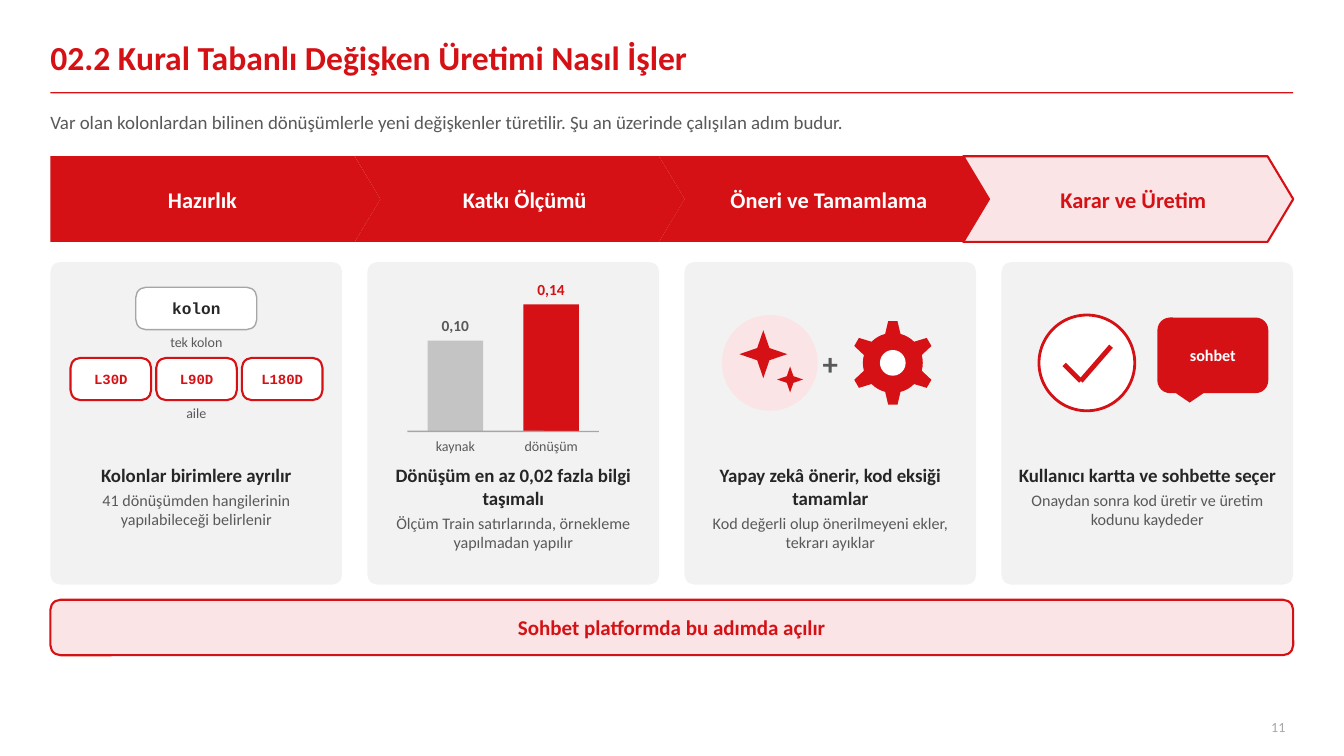
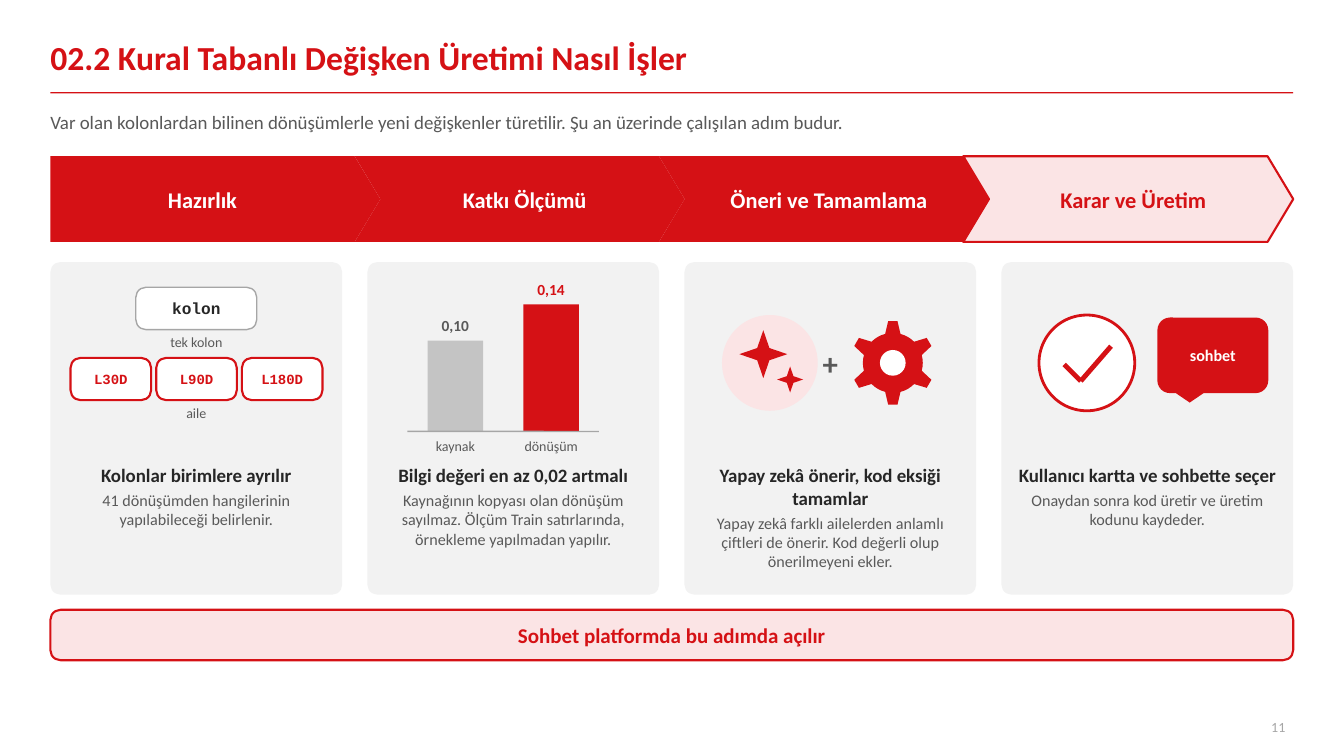
Before and after one commit to canmergen/amp, a slide deck: slide 11 of analitik_modelleme_platformu_GUNCEL/sunum/Platform_Sunum_Sade.pptx. Drawn at 1344x756 pixels with LibreOffice and Linux fonts; fonts in the diff are those of the drawing. Boxes give left, top, right and bottom in pixels: in the first picture for what was removed or moved away, otherwise in the second. Text is boxed around its words. In the diff, an @@ line names an element or a change of style, - is before the commit and + after.

```diff
--- a/analitik_modelleme_platformu_GUNCEL/sunum/Platform_Sunum_Sade.pptx
+++ b/analitik_modelleme_platformu_GUNCEL/sunum/Platform_Sunum_Sade.pptx
@@ rounded rectangle: place and size @@
-rounded rectangle at (50, 262, 343, 585)
+rounded rectangle at (50, 262, 343, 595)
@@ rounded rectangle: place and size @@
-rounded rectangle at (368, 262, 660, 585)
+rounded rectangle at (368, 262, 660, 595)
@@ rounded rectangle: place and size @@
-rounded rectangle at (685, 262, 977, 585)
+rounded rectangle at (685, 262, 977, 595)
@@ rounded rectangle: place and size @@
-rounded rectangle at (1002, 262, 1295, 585)
+rounded rectangle at (1002, 262, 1295, 595)
@@ text at (398, 468, 628, 548): text changed @@
-Dönüşüm en az 0,02 fazla bilgi taşımalı
-Ölçüm Train satırlarında, örnekleme yapılmadan yapılır
+Bilgi değeri en az 0,02 artmalı
+Kaynağının kopyası olan dönüşüm sayılmaz. Ölçüm Train satırlarında, örnekleme yapılmadan yapılır.
@@ text at (102, 495, 290, 528): text changed @@
-41 dönüşümden hangilerinin yapılabileceği belirlenir
+41 dönüşümden hangilerinin yapılabileceği belirlenir.
@@ text at (1031, 495, 1264, 528): text changed @@
-Onaydan sonra kod üretir ve üretim kodunu kaydeder
+Onaydan sonra kod üretir ve üretim kodunu kaydeder.
@@ text at (717, 518, 944, 570): text changed @@
-Kod değerli olup önerilmeyeni ekler, tekrarı ayıklar
+Yapay zekâ farklı ailelerden anlamlı çiftleri de önerir. Kod değerli olup önerilmeyeni ekler.
@@ text "Sohbet platformda bu adımda açılır": place and size @@
-text "Sohbet platformda bu adımda açılır" at (518, 620, 825, 639)
+text "Sohbet platformda bu adımda açılır" at (518, 628, 825, 647)
@@ rounded rectangle: place and size @@
-rounded rectangle at (50, 600, 1294, 655)
+rounded rectangle at (50, 610, 1294, 660)
@@ rounded rectangle at (50, 610, 1294, 660): proportions changed @@
```
Also in this commit, not shown: 12 other slides changed, 1 other file.
